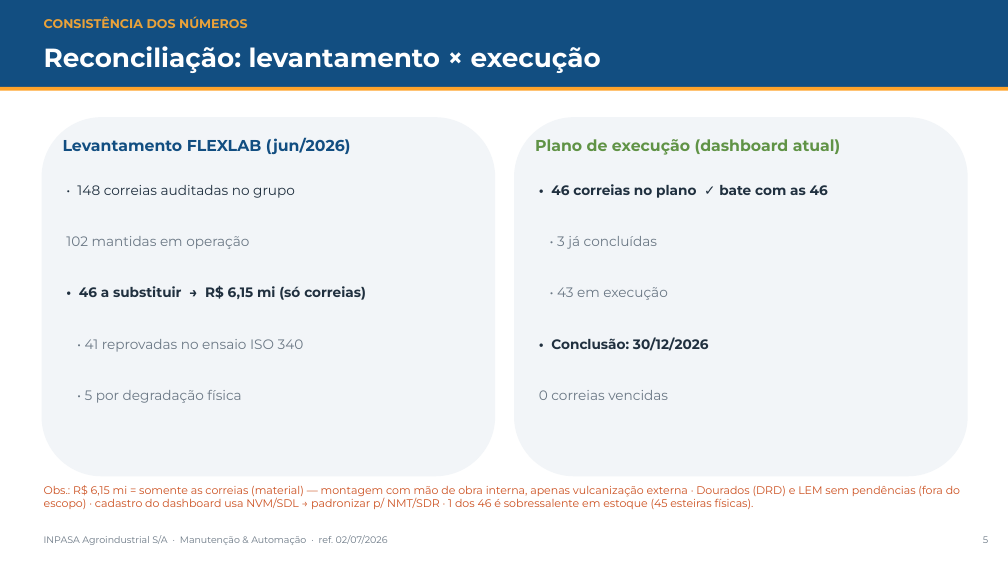
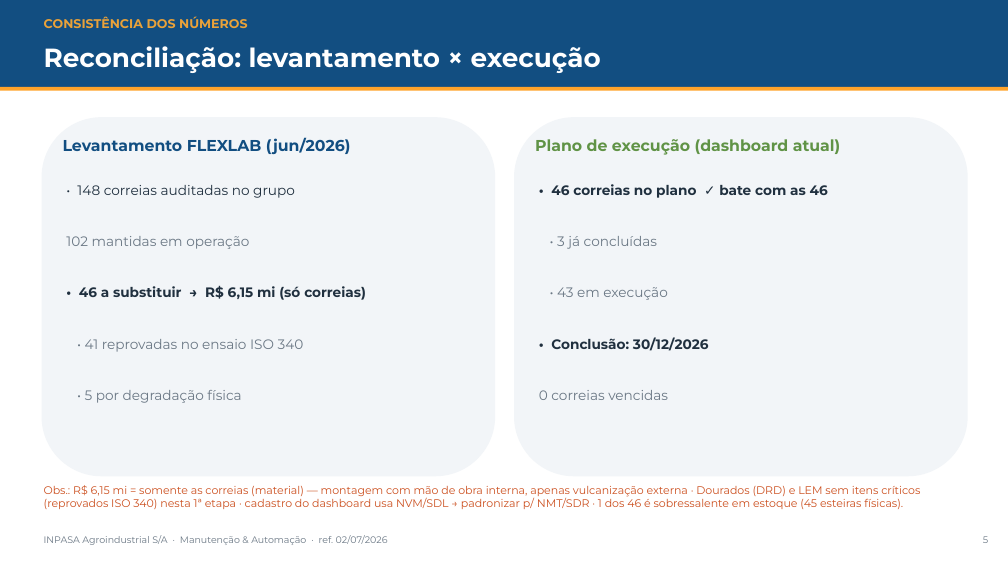
Before and after one commit to ItielGoncalves/ICG2025, a slide deck: slide 5 of plano_seguranca/Apresentacao_Estrategica_Correias_INPASA.pptx. Drawn at 1008x567 pixels with LibreOffice and Linux fonts; fonts in the diff are those of the drawing. Boxes give left, top, right and bottom in pixels: in the first picture for what was removed or moved away, otherwise in the second. Text is boxed around its words. In the diff, an @@ line names an element or a change of style, - is before the commit and + after.

```diff
--- a/plano_seguranca/Apresentacao_Estrategica_Correias_INPASA.pptx
+++ b/plano_seguranca/Apresentacao_Estrategica_Correias_INPASA.pptx
@@ text at [44, 485, 920, 509]: text changed @@
-Obs.: R$ 6,15 mi = somente as correias (material) — montagem com mão de obra interna, apenas vulcanização externa · Dourados (DRD) e LEM sem pendências (fora do escopo) · cadastro do dashboard usa NVM/SDL → padronizar p/ NMT/SDR · 1 dos 46 é sobressalente em estoque (45 esteiras físicas).
+Obs.: R$ 6,15 mi = somente as correias (material) — montagem com mão de obra interna, apenas vulcanização externa · Dourados (DRD) e LEM sem itens críticos (reprovados ISO 340) nesta 1ª etapa · cadastro do dashboard usa NVM/SDL → padronizar p/ NMT/SDR · 1 dos 46 é sobressalente em estoque (45 esteiras físicas).
```
Also in this commit, not shown: 1 other slide changed, 3 other files.
